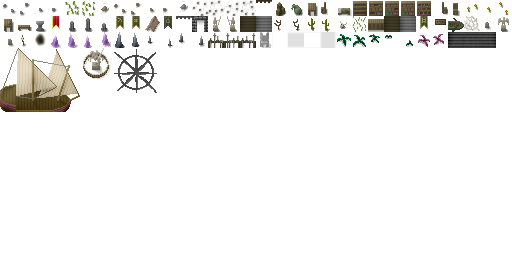
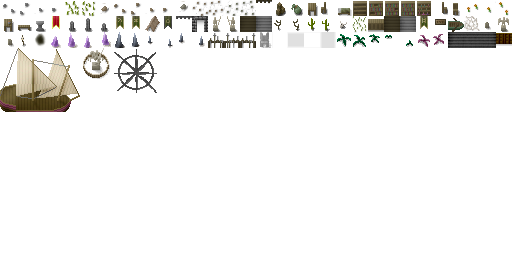
Two versions of the same layered image (512 x 256). Layer-by-layer changes:
painted on "shade" over left=496, top=33, right=512, bottom=46
